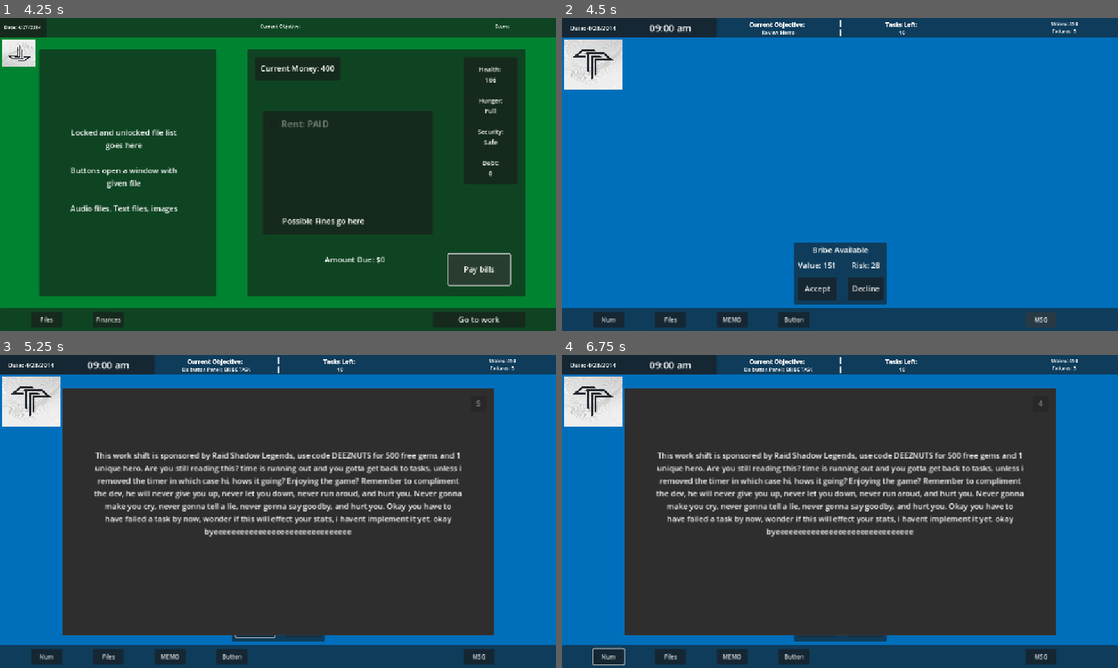
Above: before the commit, frames 1-4 (two rows, left to right).
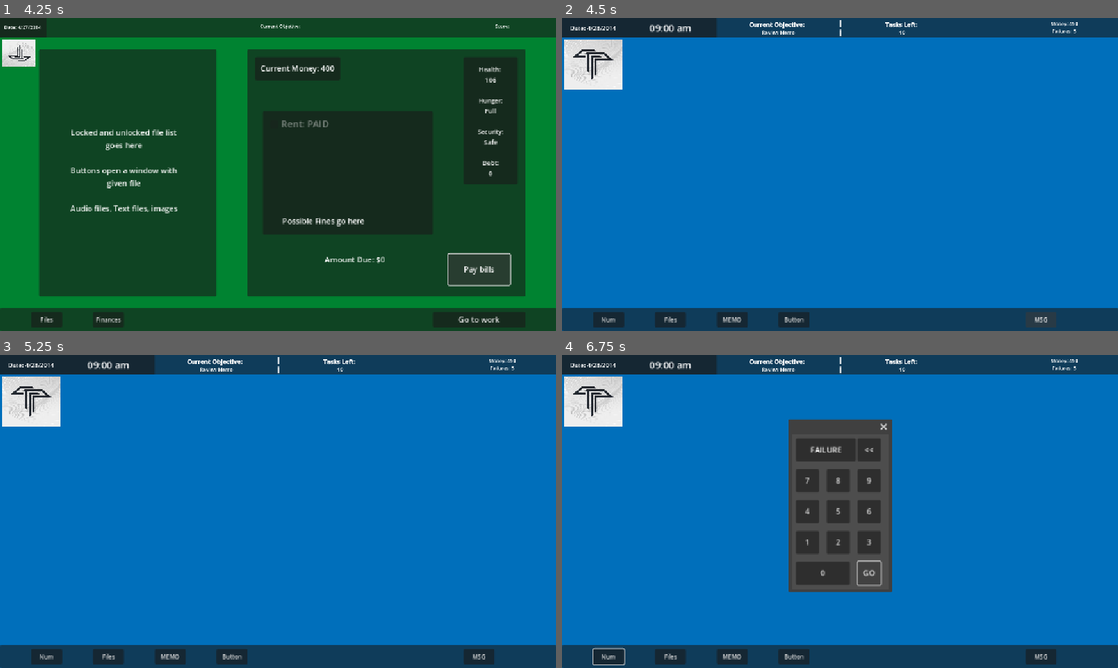
Above: after the commit, the same moments.

Repository: andrewpressman/Operation-OS
Game: Godot game, scene res://Menu/MainMenu.tscn
Same seed, same stepped clock (60 frames per second), same inputs: the game is played once before the commit and once after it.
Inputs (mouse positions are in pixels of both pictures, inside the frame that each line leads up to):
- Up to frame 1 (4.25 s): click "New Game" at 0.5 s; click "Files" at 1.25 s; click "Finances" at 2 s; click "Rent: $100" at 2.75 s; click "Pay bills" at 3.5 s
- Up to frame 2 (4.5 s): click "Go to work" at 4.25 s
- Up to frame 3 (5.25 s): click (255, 624) at 5 s, where only the run before the commit has a clickable "Accept"
- Up to frame 4 (6.75 s): click "Num" at 5.75 s; click "GO" at 6.5 s

Frame 1 is identical in both runs. In frame 2, 3.3% of the frame differs, in the area x 41-59%, y 71-92%; in frame 3, 62%, in the area x 11-89%, y 4-92%; in frame 4, 56%.

Commit message:
Framework for Options menu
Added toggle to autoclose tasks on completion

Diff:
--- a/Menu/Options.tscn
+++ b/Menu/Options.tscn
@@ -16,10 +16,44 @@
 
 [node name="Button" type="Button" parent="."]
 offset_left = 262.0
-offset_top = 374.0
+offset_top = 422.0
 offset_right = 444.0
-offset_bottom = 444.0
+offset_bottom = 492.0
 text = "Main Menu"
+
+[node name="Label" type="Label" parent="."]
+offset_left = 254.0
+offset_top = 22.0
+offset_right = 444.0
+offset_bottom = 76.0
+theme_override_font_sizes/font_size = 25
+text = "Game Paused"
+horizontal_alignment = 1
+vertical_alignment = 1
+
+[node name="Options" type="Panel" parent="."]
+offset_left = 38.0
+offset_top = 70.0
+offset_right = 662.0
+offset_bottom = 406.0
+
+[node name="AutoClose" type="CheckButton" parent="Options"]
+layout_mode = 0
+offset_left = 40.0
+offset_top = 48.0
+offset_right = 120.0
+offset_bottom = 112.0
+text = "OFF"
+
+[node name="Label" type="Label" parent="Options"]
+layout_mode = 0
+offset_left = 128.0
+offset_top = 64.0
+offset_right = 248.0
+offset_bottom = 96.0
+text = "Auto Close task window on completion"
+vertical_alignment = 1
 
 [connection signal="close_requested" from="." to="." method="Kill"]
 [connection signal="pressed" from="Button" to="." method="Menu"]
+[connection signal="toggled" from="Options/AutoClose" to="." method="ToggleAutoClose"]
--- a/Menu/SaveLoad.gd
+++ b/Menu/SaveLoad.gd
@@ -2,6 +2,7 @@
 
 var OpenFromSave : bool
 var PaidBills
+var AutoClose : bool
 
 var CurrentScreen : String
 
@@ -9,7 +10,6 @@
 	OpenFromSave = false
 	var save_game = FileAccess.open("user://savegame.save", FileAccess.WRITE)
 	var save_data = {
-		#TODO: add options being saved
 		"Money" : GlobalVar.Money,
 		"Debt" : GlobalVar.Debt,
 		"Health" : GlobalVar.Health,
@@ -63,6 +63,30 @@
 		GlobalVar.SecurityPrice = save_data["SecurityPrice"]
 	if "PaidBills" in save_data:
 		PaidBills = save_data["PaidBills"]
+	if "AutoClose" in save_data:
+		AutoClose = save_data["AutoClose"]
+
+
+func SaveOptions():
+	var Settigns = FileAccess.open("user://Options.save", FileAccess.WRITE)
+	var options = {
+		"AutoClose" : AutoClose
+	}
+	var json_str = JSON.stringify(options)
+	Settigns.store_line(json_str)
+
+func LoadOptions():
+	if not FileAccess.file_exists("user://Options.save"):
+		return #no save game detected.
+
+	var Settings = FileAccess.open("user://Options.save", FileAccess.READ)
+	var json_str = Settings.get_as_text()
+	Settings.close()
+
+	var options = JSON.parse_string(json_str)
+	if "AutoClose" in options:
+		AutoClose = options["AutoClose"]
+
 
 func ClearDir(): #Only for DEBUG purpoeses.
 	if not FileAccess.file_exists("user://savegame.save"):
--- a/Menu/mainMenu.gd
+++ b/Menu/mainMenu.gd
@@ -4,6 +4,7 @@
 # Called when the node enters the scene tree for the first time.
 func _ready() -> void:
 	SaveLoad.LoadGame()
+	SaveLoad.LoadOptions()
 	SaveLoad.CurrentScreen = "MENU"
 
 @export var SecurityIncrease : int
--- a/Menu/options.gd
+++ b/Menu/options.gd
@@ -1,7 +1,9 @@
 extends Window
 
 func _ready():
-	pass
+	if SaveLoad.AutoClose:
+		$Options/AutoClose.button_pressed = true
+		$Options/AutoClose.text = "ON"
 
 #close the window
 func Kill():
@@ -16,6 +18,14 @@
 			"HOME":
 				pass
 
+func ToggleAutoClose(toggle):
+	if toggle:
+		$Options/AutoClose.text = "ON"
+		SaveLoad.AutoClose = true
+	else:
+		SaveLoad.AutoClose = false
+		$Options/AutoClose.text = "OFF"
+	SaveLoad.SaveOptions()
 
 func Menu():
 	if SaveLoad.CurrentScreen == "WORK":
--- a/Tasks/Buttons.gd
+++ b/Tasks/Buttons.gd
@@ -127,14 +127,16 @@
 			GlobalObj.TaskFailed = false
 			GlobalVar.Score += 1
 		GlobalObj.TargetWindow = 4
-		await get_tree().create_timer(2).timeout
-		Kill()
+		if SaveLoad.AutoClose:
+			await get_tree().create_timer(2).timeout
+			Kill()
 	else:
 		GlobalObj.TaskFailed = true
 		$Display/Label.text = "FAILURE"
 		await get_tree().create_timer(1).timeout
 		GlobalObj.TargetWindow = 4
-		Kill()
+		if SaveLoad.AutoClose:
+			Kill()
 
 	GlobalObj.ObjectiveComplete = true
 
--- a/Tasks/FileManager.gd
+++ b/Tasks/FileManager.gd
@@ -96,8 +96,9 @@
 
 		GlobalObj.ObjectiveComplete = true
 		$Message.visible = true
-		await get_tree().create_timer(1).timeout
-		Kill()
+		if SaveLoad.AutoClose:
+			await get_tree().create_timer(1).timeout
+			Kill()
 
 func ResetProgress():
 	Progress = 0
--- a/Tasks/MemoReview.gd
+++ b/Tasks/MemoReview.gd
@@ -56,8 +56,9 @@
 		GlobalObj.TaskFailed = true
 
 	GlobalObj.ObjectiveComplete = true
-	await get_tree().create_timer(.5).timeout
-	Kill()
+	if SaveLoad.AutoClose:
+		await get_tree().create_timer(.5).timeout
+		Kill()
 
 func UnlockButtons():
 	$Panel/Approve.disabled = false
--- a/Tasks/Numpad.gd
+++ b/Tasks/Numpad.gd
@@ -72,8 +72,9 @@
 		if GlobalVar.CurrentObj == 1 && !GlobalObj.ObjectiveComplete:
 			GlobalVar.Score += 1
 			GlobalObj.TaskFailed = false
-		await get_tree().create_timer(1).timeout
-		Kill()
+		if SaveLoad.AutoClose:
+			await get_tree().create_timer(1).timeout
+			Kill()
 	else:
 		$Display/Label.text = "FAILURE"
 		GlobalObj.TaskFailed = true
--- a/Work/WorkController.gd
+++ b/Work/WorkController.gd
@@ -35,6 +35,7 @@
 	FirstTask = true
 	$GoHome.visible = false
 	$ShiftComplete.visible = false
+	$Bribe.visible = false
 	ShiftComplete = false
 	$Timer.StartTimer()
 	#Set inital values
